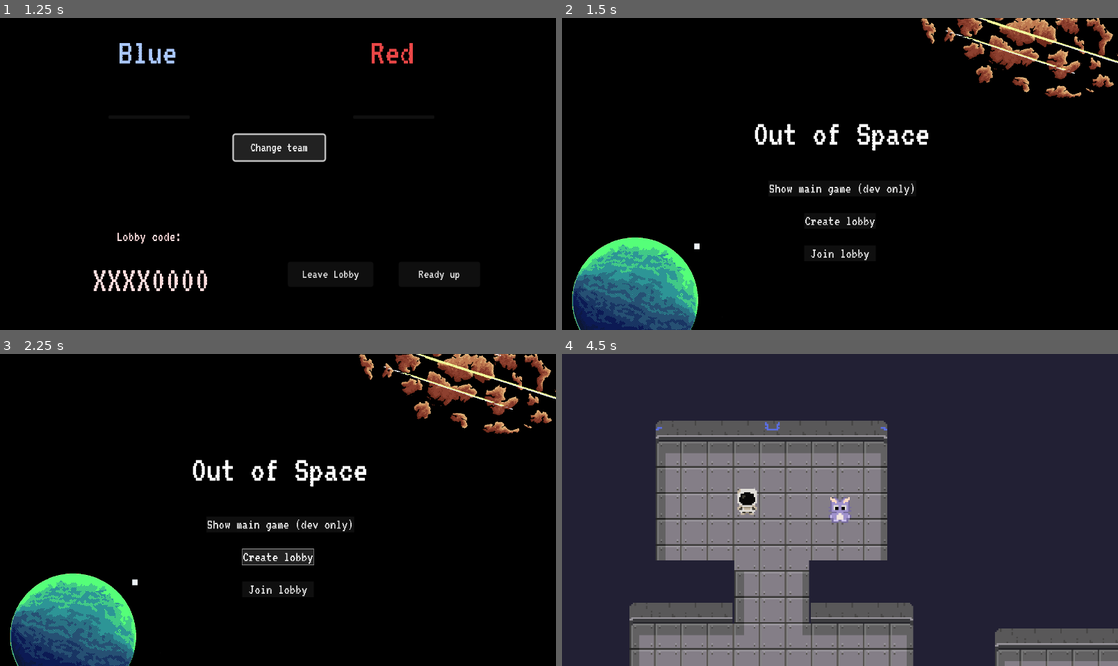
Above: before the commit, frames 1-4 (two rows, left to right).
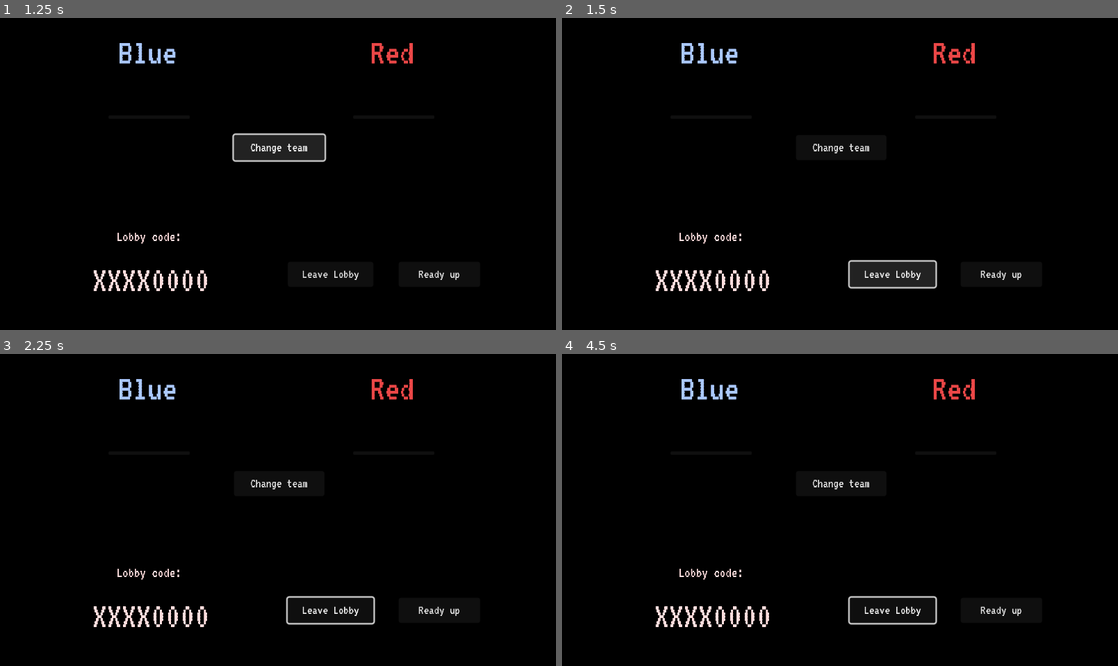
Above: after the commit, the same moments.

Repository: UoMY2/frontend
Game: Godot game, scene res://Scenes/lobby.tscn
Two runs of this game, one before a commit and one after it. Both use one fixed random seed, a clock stepped at 60 frames per second and the inputs below. This scene is started directly instead of the project's main scene.
Inputs (mouse positions are in pixels of both pictures, inside the frame that each line leads up to):
- Up to frame 1 (1.25 s): click "Change team" at 0.5 s
- Up to frame 2 (1.5 s): click "Leave Lobby" at 1.25 s
- Up to frame 3 (2.25 s): click (278, 556) at 2 s, where only the run before the commit has a clickable "Create lobby"
- Up to frame 4 (4.5 s): click (840, 588) at 2.75 s, where only the run before the commit has a clickable "Join lobby"; click (595, 378) at 3.5 s, where only the run before the commit has a clickable "Back"; click (840, 525) at 4.25 s, where only the run before the commit has a clickable "Show main game (dev only)"

Frame 1 is identical in both runs. In frame 2, 13% of the frame differs, in the area x 1-100%, y 0-100%; in frame 3, 12%; in frame 4, 100%, in the area x 0-100%, y 0-100%.
Error before the commit: Parse Error: Too many arguments for "removePlayer()" call. Expected at most 1 but received 2. (res://eventLib.gd:117)
Error after the commit: Invalid access to property or key 'playerTeam' on a base object of type 'Nil'. (res://Scenes/Scripts/ChangeTeamBtn.gd:33)

Commit message:
replaced local variables with server object attributes

Diff:
--- a/Scenes/Scripts/ChangeTeamBtn.gd
+++ b/Scenes/Scripts/ChangeTeamBtn.gd
@@ -14,10 +14,10 @@
 func _on_pressed():
 	find_player_pos()
 	#change team of player
-	if(Globalvar.playerArray[player_position][1] == 0):
-		Globalvar.playerArray[player_position][1] = 1
+	if(Globalvar.serverObj.playerTeam[player_position][1] == 0):
+		Globalvar.serverObj.playerTeam[player_position][1] = 1
 	else:
-		Globalvar.playerArray[player_position][1] = 0
+		Globalvar.serverObj.playerTeam[player_position][1] = 0
 
 	#update table
 	Globalvar.update_tables = true
@@ -30,8 +30,8 @@
 
 #find the player position in the array
 func find_player_pos():
-	for i in range(6):
-		if(Globalvar.playerArray[i]!=[]):
-			if(Globalvar.playerArray[i][0]==Globalvar.current_player_name):
+	for i in range(len(Globalvar.serverObj.playerTeam)):
+		if(Globalvar.serverObj.playerTeam[i]!=[]):
+			if(Globalvar.serverObj.playerTeam[i][0]==EventLib.client_uname):
 				print("chaning position")
 				player_position = i
--- a/Scenes/Scripts/Globalvar.gd
+++ b/Scenes/Scripts/Globalvar.gd
@@ -4,6 +4,7 @@
 
 
 var playerArray = [[],[],[],[],[],[]]  #the first three elements are blue team and last three are red team
+var serverObj
 
 #boolean values to run methods
 var update_tables = false
--- a/Scenes/Scripts/LeaveBtn.gd
+++ b/Scenes/Scripts/LeaveBtn.gd
@@ -12,15 +12,18 @@
 func _on_pressed():
 
 	#remove the player from the array of players
-	var player_to_remove = Globalvar.current_player_name   #placeholder
-	for i in range(len(Globalvar.playerArray)):
-		if(Globalvar.playerArray[i]!=[]):
-			print("asd:"+str(Globalvar.playerArray[i][0]))
-			print("rem:"+player_to_remove)
-			if(Globalvar.playerArray[i][0] == player_to_remove):
-				Globalvar.playerArray[i] == [] #remove the player name from the list
+	#var player_to_remove = Globalvar.current_player_name   #placeholder
+	#for i in range(len(Globalvar.playerArray)):
+	#	if(Globalvar.playerArray[i]!=[]):
+	#		print("asd:"+str(Globalvar.playerArray[i][0]))
+	#		print("rem:"+player_to_remove)
+	#		if(Globalvar.playerArray[i][0] == player_to_remove):
+	#			Globalvar.playerArray[i] == [] #remove the player name from the list
 
-	#update the tables for the other players
+	EventLib.leave_lobby()
+
+	#reset the table for the player if they create another lobby
+	Globalvar.serverObj.playerTeam = []
 	Globalvar.update_tables = true
 
 	get_tree().change_scene_to_file("res://Scenes/mainmenu.tscn")
--- a/Scenes/Scripts/ReadyBtn.gd
+++ b/Scenes/Scripts/ReadyBtn.gd
@@ -16,28 +16,28 @@
 #called every frame. 'delta' is elapsed time since the previous frame
 func _process(_delta):
 	if(Globalvar.remove_ready):
-		if(Globalvar.playerArray[player_position][2] == true):
+		if(Globalvar.serverObj.playerTeam[player_position][2] == true):
 			#the player was previously ready so unready them
-			_on_pressed()
+			_on_pressed(true)
 		else:
 			Globalvar.remove_ready = false
 	pass
 
 #runs when the button is pressed
-func _on_pressed():
+func _on_pressed(force_remove=false):
 	#check that team sizes are even with sizes of 3v3
-	if(itemListBlue.get_item_count()==3 && itemListRed.get_item_count()==3):
+	if((itemListBlue.get_item_count()==3 && itemListRed.get_item_count()==3)||force_remove==true):
 		#ready or unready up the player
 		find_player_pos()
 		print("player index:"+str(player_item_index))
-		var player_name = Globalvar.playerArray[player_position][0]
-		if(Globalvar.playerArray[player_position][2] == false):
-			Globalvar.playerArray[player_position][2] = true
+		var player_name = Globalvar.serverObj.playerTeam[player_position][0]
+		if(Globalvar.serverObj.playerTeam[player_position][2] == false):
+			Globalvar.serverObj.playerTeam[player_position][2] = true
 			#change the text of the ready button to unready or vice versa
 			ready_btn.set_text("Unready")
 
 			#update the name on the screen to append or remove "(ready)" next to player name
-			if(Globalvar.playerArray[player_position][1]==0):
+			if(Globalvar.serverObj.playerTeam[player_position][1]==0):
 				#on blue team
 				itemListBlue.set_item_text(player_item_index,player_name+"(ready)")
 			else:
@@ -49,12 +49,12 @@
 			############## update player name to server to display ready for all other players ############
 
 		else:
-			Globalvar.playerArray[player_position][2] = false
+			Globalvar.serverObj.playerTeam[player_position][2] = false
 			#change the text of the ready button to unready or vice versa
 			ready_btn.set_text("Ready up")
 
 			#update the name on the screen to append or remove "(ready)" next to player name
-			if(Globalvar.playerArray[player_position][1]==0):
+			if(Globalvar.serverObj.playerTeam[player_position][1]==0):
 				#on blue team
 				itemListBlue.set_item_text(player_item_index,player_name)
 			else:
@@ -72,22 +72,21 @@
 		error_msg.show()
 		await get_tree().create_timer(3.0).timeout
 		error_msg.hide()
-		print("pass")
 	pass
 
 func find_player_pos():
 	for i in range(6):
-		if(Globalvar.playerArray[i]!=[]):
-			if(Globalvar.playerArray[i][0]==Globalvar.current_player_name):
+		if(Globalvar.serverObj.playerTeam[i]!=[]):
+			if(Globalvar.serverObj.playerTeam[i][0]==EventLib.client_uname):
 				print("chaning position")
 				player_position = i
-		if(Globalvar.playerArray[i]!=[]):
+		if(Globalvar.serverObj.playerTeam[i]!=[]):
 			print("i ========== "+ str(i))
 			#check blue item list
 			print("itemListBlue.get_item_count:"+str(itemListBlue.get_item_count()))
 			if(itemListBlue.get_item_count()>0 && i<itemListBlue.get_item_count()):
 				print("itemListBlue.get_item_text(i):"+itemListBlue.get_item_text(i))
-				if(Globalvar.current_player_name==itemListBlue.get_item_text(i)):
+				if(EventLib.client_uname==itemListBlue.get_item_text(i)):
 					#found the index of where the player is
 					print("found index blue, player_item_index="+str(player_item_index))
 					player_item_index = i
@@ -96,7 +95,7 @@
 			if(itemListRed.get_item_count()>0 && i<itemListRed.get_item_count()):
 				#check red item list
 				print("itemListRed.get_item_text(i):"+itemListRed.get_item_text(i))
-				if(Globalvar.current_player_name==itemListRed.get_item_text(i)):
+				if(EventLib.client_uname==itemListRed.get_item_text(i)):
 					#found the index of where the player is
 					print("found index red, player_item_index="+str(player_item_index))
 					player_item_index = i
--- a/Scenes/Scripts/create_lobby_btn.gd
+++ b/Scenes/Scripts/create_lobby_btn.gd
@@ -15,21 +15,21 @@
 #runs when the button is pressed
 func _on_pressed():
 	print("creating lobby")
-	var obj = await EventLib.create_lobby()       #create lobby library
-	print(obj)
-	var player_arr = obj.playerTeam
-	Globalvar.lobby_code  = obj.lobbyId
+	Globalvar.serverObj = await EventLib.create_lobby()       #create lobby library
+	print(Globalvar.serverObj.playerTeam)
+	var player_arr = Globalvar.serverObj.playerTeam
+	Globalvar.lobby_code  = Globalvar.serverObj.lobbyId
 
 	#add 1 player to the blue team for the initial lobby creation
 	var currentPlayer = player_arr[0]
-	Globalvar.playerArray[0]=(currentPlayer)
+	#Globalvar.playerArray[0]=(currentPlayer)
 	#test players
-	#Globalvar.playerArray[1]=["test1",0,false]
-	#Globalvar.playerArray[2]=["test2",0,false]
-	#Globalvar.playerArray[3]=["test3",1,false]
-	#Globalvar.playerArray[4]=["test4",1,false]
-	#Globalvar.playerArray[5]=["test5",1,false]
-	Globalvar.current_player_name = currentPlayer[0]
+	#Globalvar.serverObj.playerTeam.append(["test1",0,false])
+	#Globalvar.serverObj.playerTeam.append(["test2",0,false])
+	#Globalvar.serverObj.playerTeam.append(["test3",1,false])
+	#Globalvar.serverObj.playerTeam.append(["test4",1,false])
+	#Globalvar.serverObj.playerTeam.append(["test5",1,false])
+	EventLib.client_uname = currentPlayer[0]
 	Globalvar.current_player_team = currentPlayer[1]
 	Globalvar.current_player_ready = currentPlayer[2]
 
--- a/Scenes/Scripts/lobby.gd
+++ b/Scenes/Scripts/lobby.gd
@@ -18,17 +18,18 @@
 
 func update_lobby_code():
 	code_lbl.text = (Globalvar.lobby_code)
+	Globalvar.update_code = false
 
 func update_tables():
 	print("updating tables")
 	itemListBlue.clear()
 	itemListRed.clear()
-	for n in range(6):   #6 is the size of the player array
-		if(Globalvar.playerArray[n]!=[]):
-			print(Globalvar.playerArray)
-			if(Globalvar.playerArray[n][1]==0):
+	for n in range(len(Globalvar.serverObj.playerTeam)):   #6 is the size of the player array
+		if(Globalvar.serverObj.playerTeam[n]!=[]):
+			print(Globalvar.serverObj.playerTeam)
+			if(Globalvar.serverObj.playerTeam[n][1]==0):
 				#on blue team
-				itemListBlue.add_item(Globalvar.playerArray[n][0], null, false)
+				itemListBlue.add_item(Globalvar.serverObj.playerTeam[n][0], null, false)
 			else:
-				itemListRed.add_item(Globalvar.playerArray[n][0], null, false)
+				itemListRed.add_item(Globalvar.serverObj.playerTeam[n][0], null, false)
 	Globalvar.update_tables = false
--- a/eventLib.gd
+++ b/eventLib.gd
@@ -114,7 +114,7 @@
 	the_lobby.setReady(data["their_name"], data["ready"])
 
 func _lobby_peer_left(data):  # Peer left, so  remove them from the lobby obj.
-	the_lobby.removePlayer(data["their_name"],data["team"])
+	the_lobby.removePlayer(data["their_name"])
 
 # Various error responses for the lobby
 func _client_already_in_lobby():
